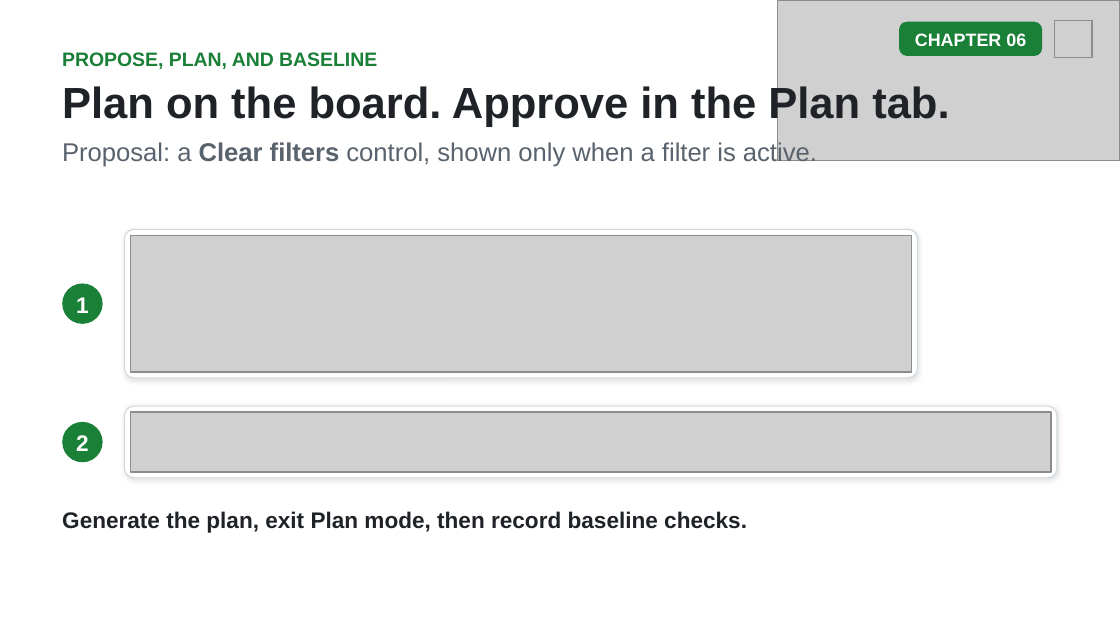
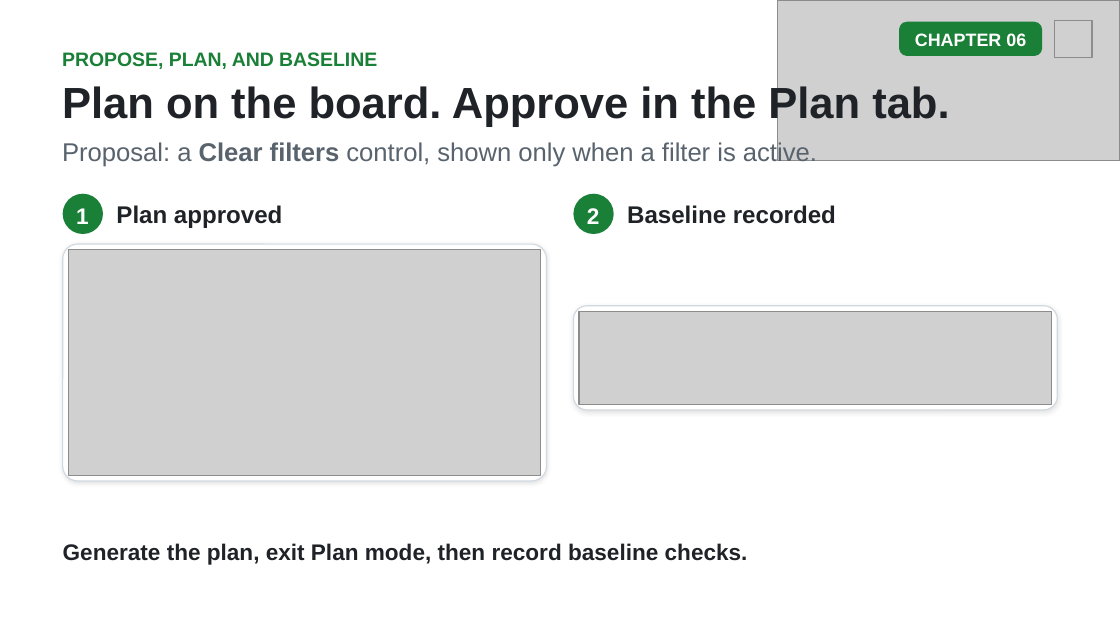
Before and after one commit to github/copilot-app-for-beginners, a slide deck: slide 11 of slides/06-canvases.pptx. Drawn at 1120x630 pixels with LibreOffice and Linux fonts; fonts in the diff are those of the drawing; grey boxes stand for pictures. Boxes give left, top, right and bottom in pixels: in the first picture for what was removed or moved away, otherwise in the second. Text is boxed around its words. In the diff, an @@ line names an element or a change of style, - is before the commit and + after.

```diff
--- a/slides/06-canvases.pptx
+++ b/slides/06-canvases.pptx
@@ rounded rectangle: place and size @@
-rounded rectangle at [63, 283, 103, 324]
+rounded rectangle at [63, 194, 103, 234]
@@ text "1": place and size @@
-text "1" at [76, 297, 89, 313]
+text "1" at [76, 208, 89, 224]
@@ text added at [116, 205, 282, 228], 15.5 pt, text #1F2328, bold @@
+Plan approved
@@ rounded rectangle: place and size @@
-rounded rectangle at [63, 422, 103, 463]
+rounded rectangle at [573, 194, 614, 234]
@@ text "2": place and size @@
-text "2" at [76, 435, 89, 451]
+text "2" at [587, 208, 600, 224]
@@ text added at [627, 205, 836, 224], 15.5 pt, text #1F2328, bold @@
+Baseline recorded
@@ rounded rectangle: place and size @@
-rounded rectangle at [124, 230, 917, 379]
+rounded rectangle at [63, 244, 547, 480]
@@ picture: place and size @@
-picture at [130, 235, 912, 372]
+picture at [68, 250, 541, 475]
@@ rounded rectangle: place and size @@
-rounded rectangle at [124, 407, 1057, 478]
+rounded rectangle at [573, 306, 1057, 410]
@@ picture added at [579, 311, 1052, 404] @@
@@ picture removed at [130, 412, 1051, 473] @@
@@ text "Generate the plan, exit Plan ...": place and size @@
-text "Generate the plan, exit Plan ..." at [62, 511, 747, 533]
+text "Generate the plan, exit Plan ..." at [63, 543, 748, 565]
```
Also in this commit, not shown: 3 other slides changed, 6 other files.
